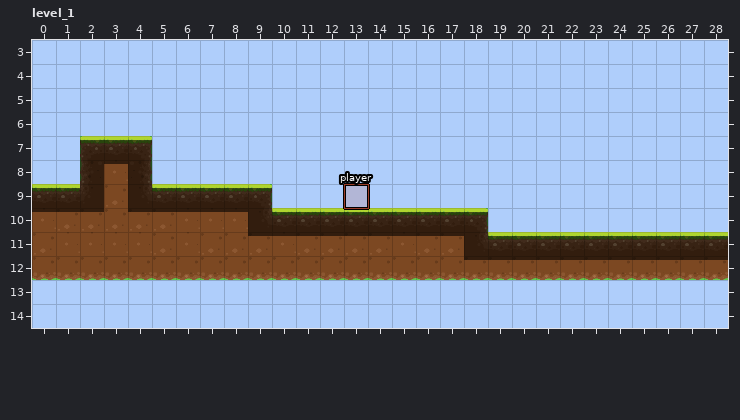
Level history. LDtk project: assets/map_project/QuestForTrueColor.ldtk. The first picture shows the starting point.
Cells are 32x32 px. Shown: level_1 x 0..28, y 3..14.
New version:
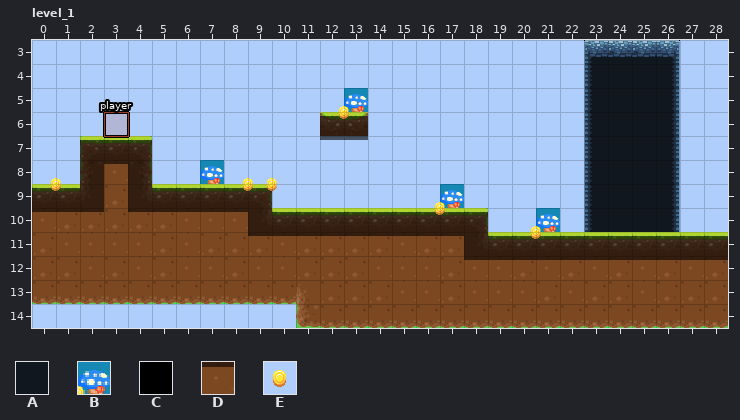
Key: from "backgrounder": A 1 "cave", B 2 "shrooms"; from "colliders": C 1 "floor"; from "platformer": D 1 "grass"; from "tileset": E 68.
_ is an empty cell.
Objects are placed by their top-left corner, in cells (3,4 is the top-left corner of cell 3,4); size is 1x1 cell unless given.
Tiles of an added or newly shown layer are drawn over the layers below it.
Commit message: feat: added coin support
Diff:
Layer "backgrounder" (added):
The author put tile A in rows 3 to 10 at x 23 to 26.
The author put tile B in row 5 at x 13; in row 8 at x 7; in row 9 at x 17; in row 10 at x 21.
Layer "platformer":
The author put tile D in row 6 at x 12 to 13; in row 13 at x 0 to 28; in row 14 at x 11 to 28.
Layer "colliders":
The author put tile C in row 6 at x 12 to 13.
Layer "entities":
Object "player" rectangle at 13,9 becomes "player" rectangle at 3,6.
A new object: E "coin" at 12.5,5.5.
A new object: E "coin" at 0.5,8.5.
A new object: E "coin" at 9.5,8.5.
A new object: E "coin" at 8.5,8.5.
A new object: E "coin" at 16.5,9.5.
A new object: E "coin" at 20.5,10.5.
